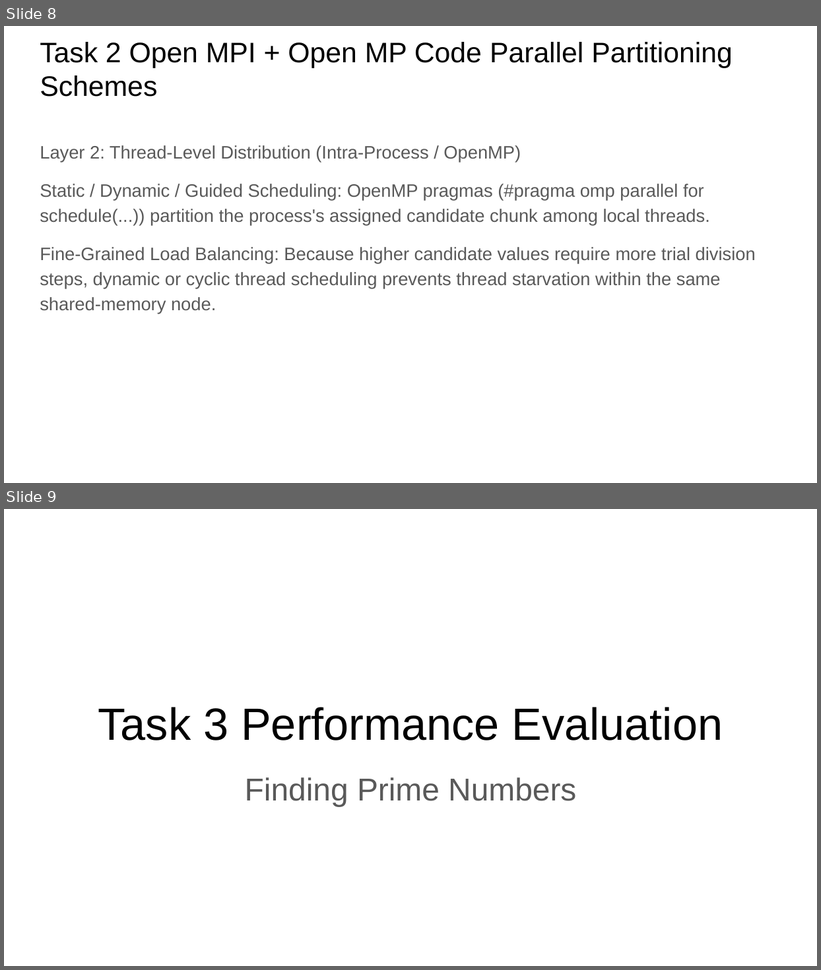
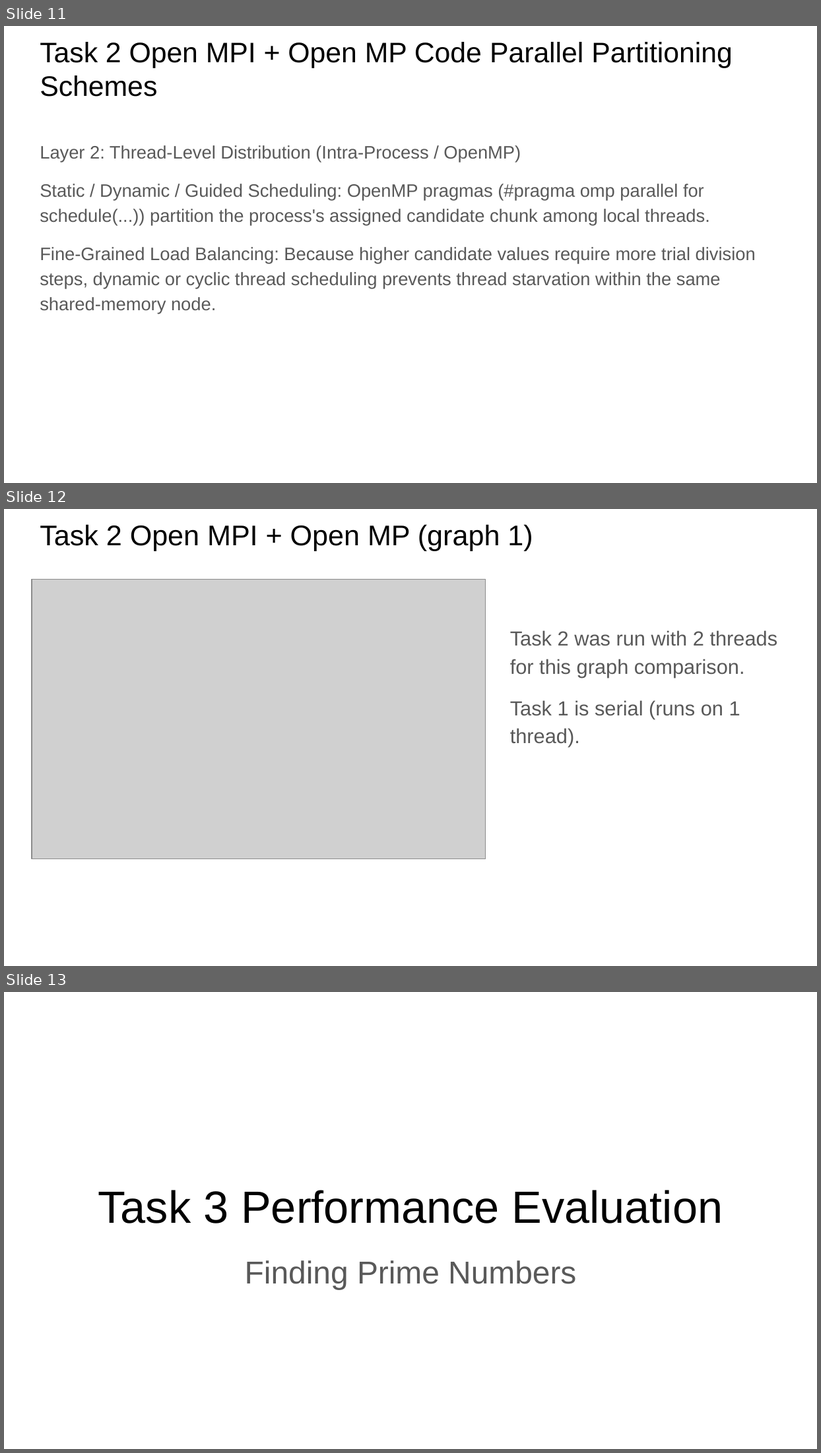
Before and after one commit to loolishen/FIT3143_Lab1, a slide deck: lab_2/FIT3143 Lab 2.pptx. Shown one above the other, each under a label of ours: slides 8 and 9 before the commit, slides 11, 12 and 13 after it. The pictures are 821x970 and 821x1453 pixels, drawn with LibreOffice and Linux fonts; fonts in the diff are those of the drawing; grey boxes stand for pictures. Boxes give left, top, right and bottom in pixels: in the first picture for what was removed or moved away, otherwise in the second. Text is boxed around its words. In the diff, an @@ line names an element or a change of style, - is before the commit and + after.

```diff
--- a/lab_2/FIT3143 Lab 2.pptx
+++ b/lab_2/FIT3143 Lab 2.pptx
@@ slide 12 added at (4, 509, 817, 966), background #FFFFFF @@
@@ title added at (40, 524, 533, 551), 25.2 pt, text #000000 @@
+Task 2 Open MPI + Open MP (graph 1)
@@ picture added at (32, 579, 485, 859) @@
@@ text added at (510, 630, 778, 747), 18 pt, text #595959 @@
+Task 2 was run with 2 threads for this graph comparison.
+Task 1 is serial (runs on 1 thread).
@@ what was slide 8 is now slide 11 @@
@@ what was slide 9 is now slide 13 @@
```
Also in this commit, not shown: 5 other slides added, 8 other files.
